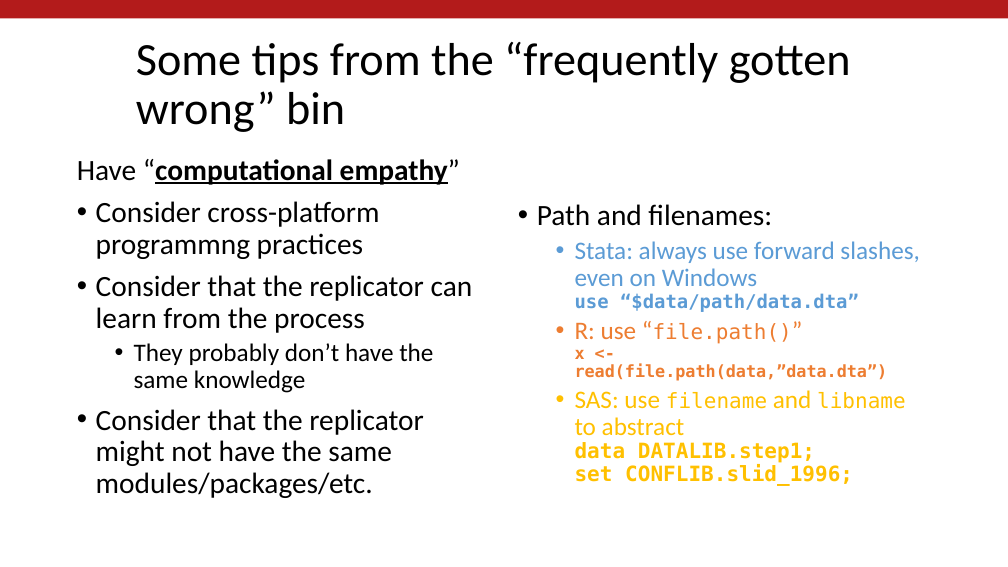
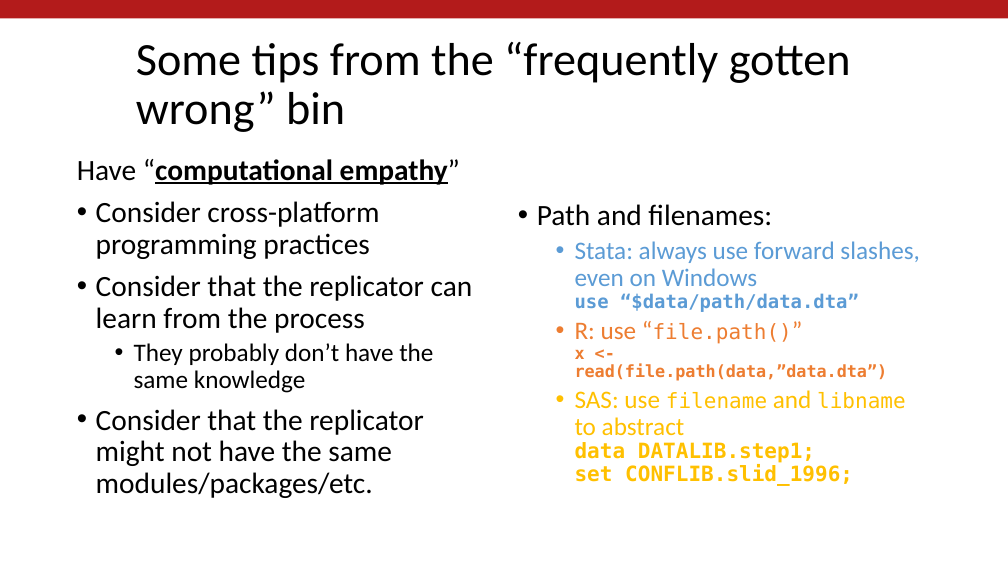
Before and after one commit to labordynamicsinstitute/day-of-data-2021, a slide deck: slide 9 of Vilhuber-Wasser-Day-of-Data-2021.pptx. Drawn at 1008x567 pixels with LibreOffice and Linux fonts; fonts in the diff are those of the drawing; background and template pictures are left out. Boxes give left, top, right and bottom in pixels: in the first picture for what was removed or moved away, otherwise in the second. Text is boxed around its words. In the diff, an @@ line names an element or a change of style, - is before the commit and + after.

Commit message:
Fixed some typos

```diff
--- a/Vilhuber-Wasser-Day-of-Data-2021.pptx
+++ b/Vilhuber-Wasser-Day-of-Data-2021.pptx
@@ text at (x1=96, y1=201, x2=379, y2=259): text changed @@
-• Consider cross-platform programmng practices
+• Consider cross-platform programming practices
```
Also in this commit, not shown: 1 other slide changed.
